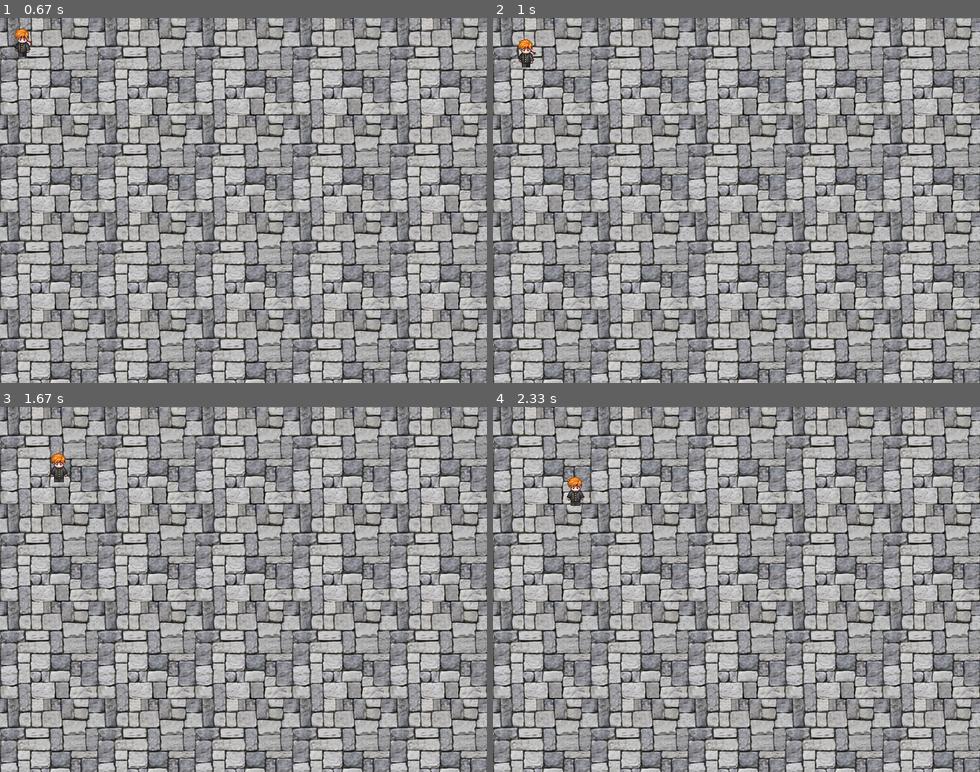
Above: before the commit, frames 1-4 (two rows, left to right).
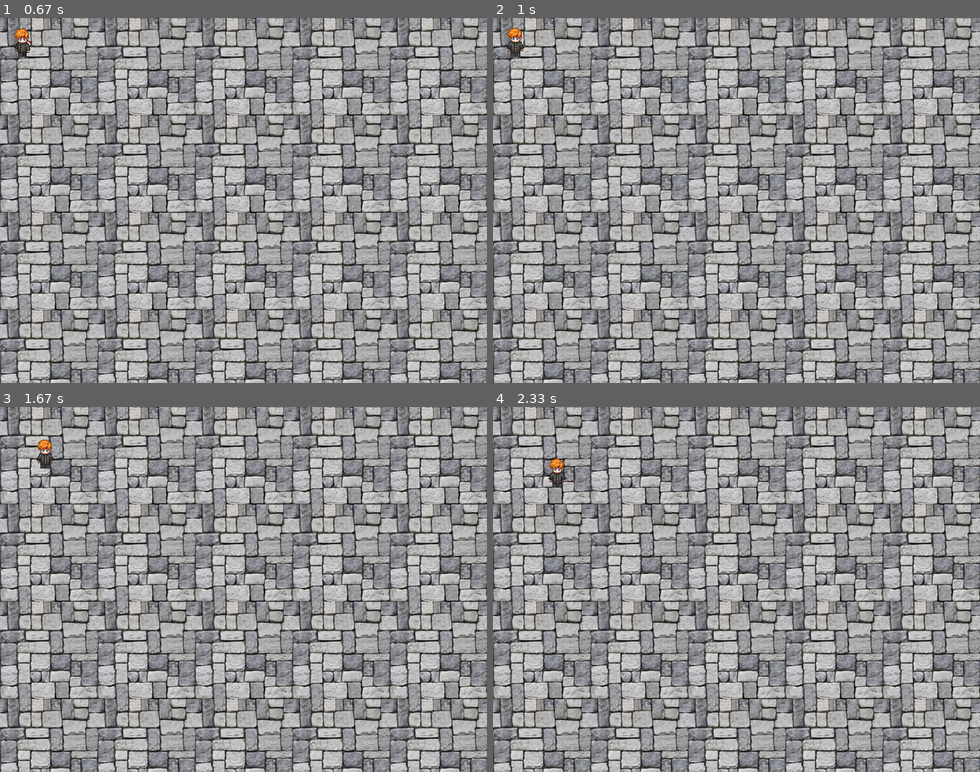
Above: after the commit, the same moments.

Repository: theepicsnail/RandomPygame
Game: pygame game, started from main.py
Same seed, same stepped clock (60 frames per second), same inputs: the game is played once before the commit and once after it. The source is Python 2; it was converted automatically to run under Python 3.
Inputs (mouse positions are in pixels of both pictures, inside the frame that each line leads up to):
- Up to frame 1 (0.67 s): click (243, 200) at 0.38 s
- Up to frame 2 (1 s): tap Shift at 0.67 s
- Up to frame 3 (1.67 s): click (92, 673) at 1.05 s; click (301, 622) at 1.38 s
- Up to frame 4 (2.33 s): tap Shift at 2.17 s

Frame 1 is identical in both runs. In frame 2, 0.3% of the frame differs, in the area x 2-9%, y 2-14%; in frame 3, 0.4%; in frame 4, 0.4%, in the area x 11-19%, y 14-28%.

Commit message:
Fixed some player movement bugs.

Diff:
--- a/Player.py
+++ b/Player.py
@@ -80,33 +80,38 @@
 class AutoWalkHumanPlayer(HumanPlayer):
     target = None
     def handleEvent(self,event):
-        HumanPlayer.handleEvent(self,event)
+        if HumanPlayer.handleEvent(self,event):
+            self.target = None #player moved on their own, cancel walk
         if event.type==pygame.MOUSEBUTTONDOWN:
             if event.button==1:
-                self.target = Utils.tupleSum(event.pos,(-16,-32))
-                print "Set target:",self.target
+                pos = Utils.tupleSum(event.pos,(-16,-32))
+                if self.target == None:
+                    self.target = [pos]
+                else:
+                    self.target.append(pos)
+                print self.target
             if event.button==3:
                 if self.target!=None:
                     self.Velocity=[0,0]
                 self.target = None
                 print "Unset target."
     def update(self):
+        startV = self.Velocity
         HumanPlayer.update(self)
         if self.target == None:
             return
 
-        v = [0,0]
-        if self.target[0] < self.Location[0]:
-            v[0]=-1
+        v = [self.target[0][0]-self.Location[0],
+             self.target[0][1]-self.Location[1]]
+        #v = total distance between here and target, cap it at
+        #walking speed
+        v[0]=min(max(-1,v[0]),1)
+        v[1]=min(max(-1,v[1]),1)
 
-        if self.target[0] > self.Location[0]:
-            v[0]=1
-
-        if self.target[1] < self.Location[1]:
-            v[1]=-1
-
-        if self.target[1] > self.Location[1]:
-            v[1]=1
-
-        if v != self.Velocity:
+        if v == [0,0]:
+            self.target.pop(0)
+            print "Waypoint hit.",self.target
+            if not self.target:
+                self.target = None
+        if v != startV:
             self.Velocity = v
